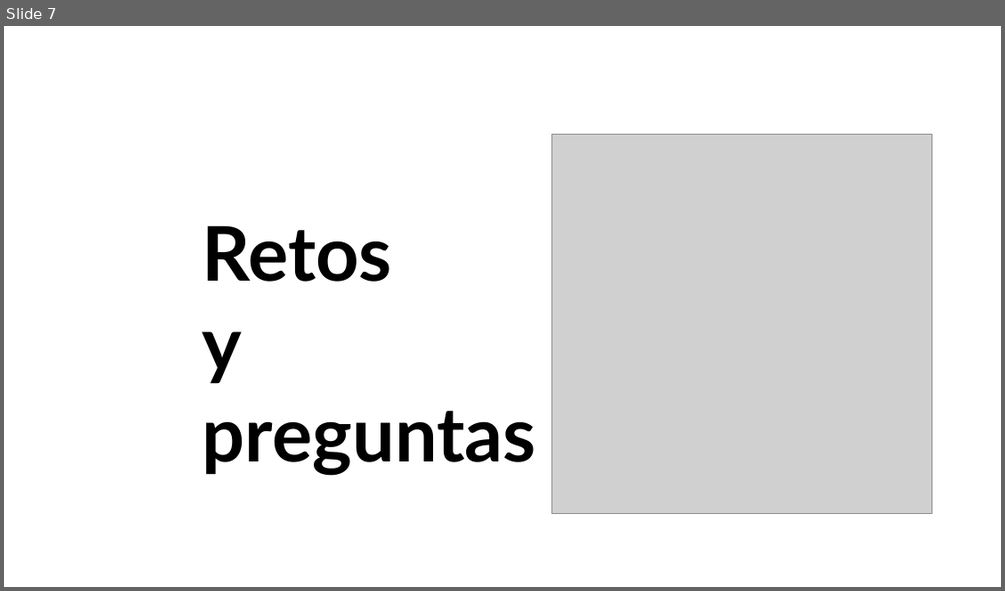
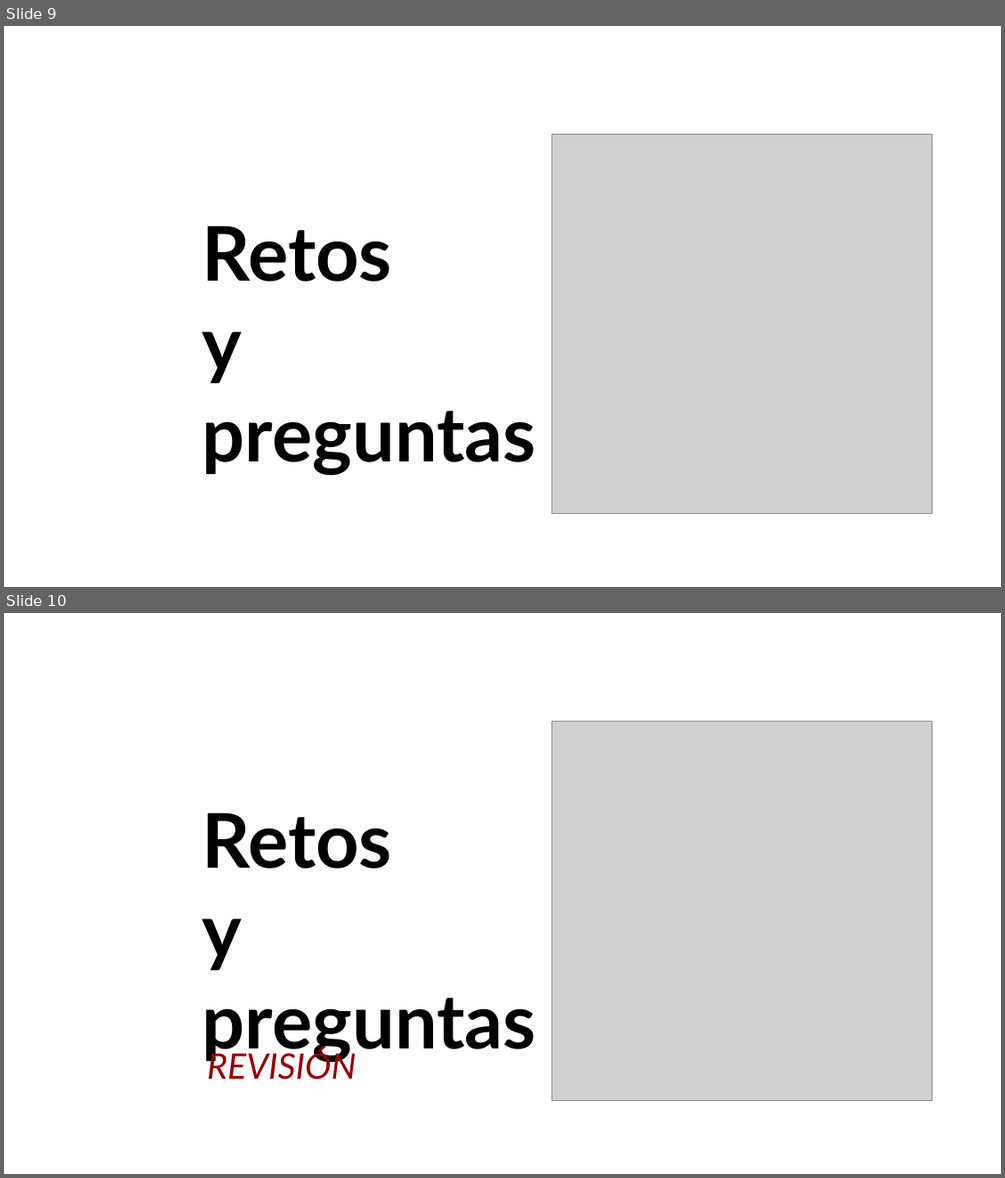
Before and after one commit to uibcdf/Taller-Python, a slide deck: semana_4/slides/slides.odp. Shown one above the other, each under a label of ours: slide 7 before the commit, slides 9 and 10 after it. The pictures are 1005x591 and 1005x1178 pixels, drawn with LibreOffice and Linux fonts; fonts in the diff are those of the drawing; grey boxes stand for pictures. Boxes give left, top, right and bottom in pixels: in the first picture for what was removed or moved away, otherwise in the second. Text is boxed around its words. In the diff, an @@ line names an element or a change of style, - is before the commit and + after.

```diff
--- a/semana_4/slides/slides.odp
+++ b/semana_4/slides/slides.odp
@@ slide 10 added at <box>4,613,1001,1174</box>, background #FFFFFF @@
@@ picture added at <box>552,721,932,1101</box> @@
@@ text added at <box>202,812,536,1062</box>, 60 pt, text #000000, bold @@
+Retos
+y
+preguntas
@@ text added at <box>207,1048,356,1079</box>, 28 pt, text #990000, italic @@
+REVISIÓN
@@ what was slide 7 is now slide 9 @@
```
Also in this commit, not shown: 2 slides changed, 2 other slides added, 5 other files.
